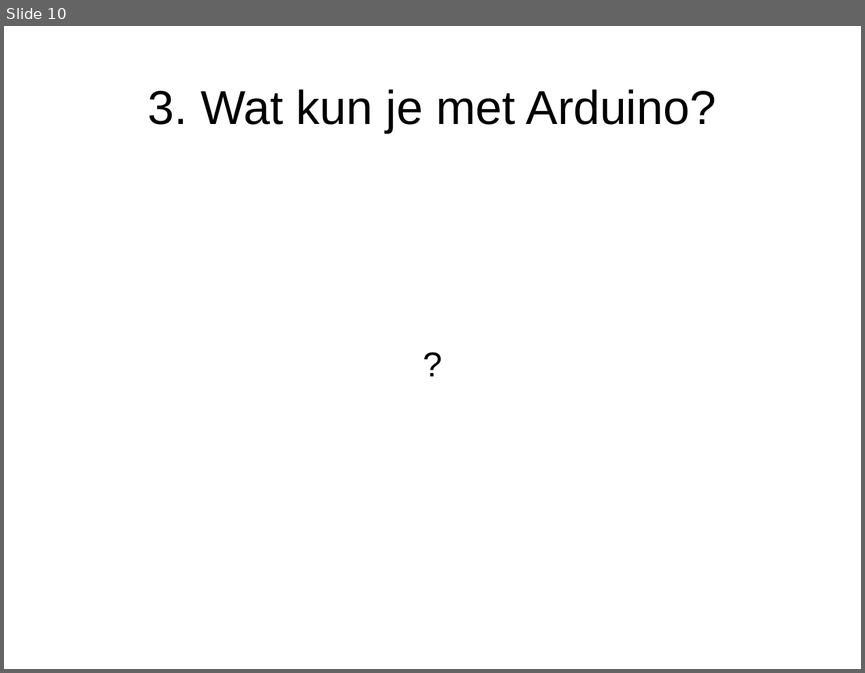
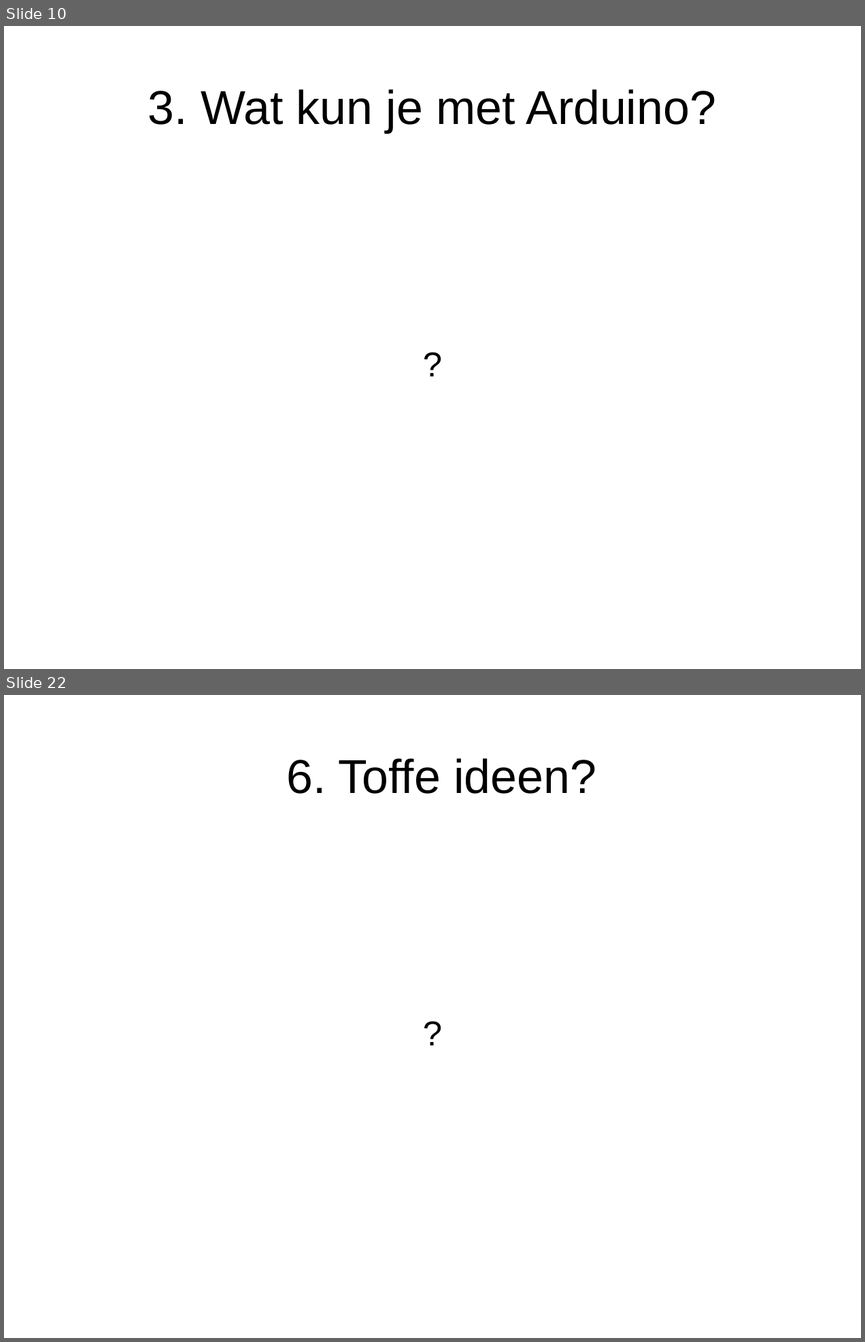
Before and after one commit to djog/arduino_cursus, a slide deck: Presentaties/Dag1.odp. Shown one above the other, each under a label of ours: slide 10 before the commit, slides 10 and 22 after it; the slides between them are not shown. The pictures are 865x673 and 865x1342 pixels, drawn with LibreOffice and Linux fonts; fonts in the diff are those of the drawing. Boxes give left, top, right and bottom in pixels: in the first picture for what was removed or moved away, otherwise in the second. Text is boxed around its words. In the diff, an @@ line names an element or a change of style, - is before the commit and + after.

```diff
--- a/Presentaties/Dag1.odp
+++ b/Presentaties/Dag1.odp
@@ slide 22 added at (x1=4, y1=695, x2=861, y2=1338), background #FFFFFF @@
@@ title added at (x1=286, y1=758, x2=596, y2=794), 44 pt, text #000000 @@
+6. Toffe ideen?
@@ subtitle added at (x1=47, y1=845, x2=818, y2=1217), 32 pt, text #000000 @@
+?
```
Also in this commit, not shown: 2 slides changed, 13 other slides added, 9 other files.
